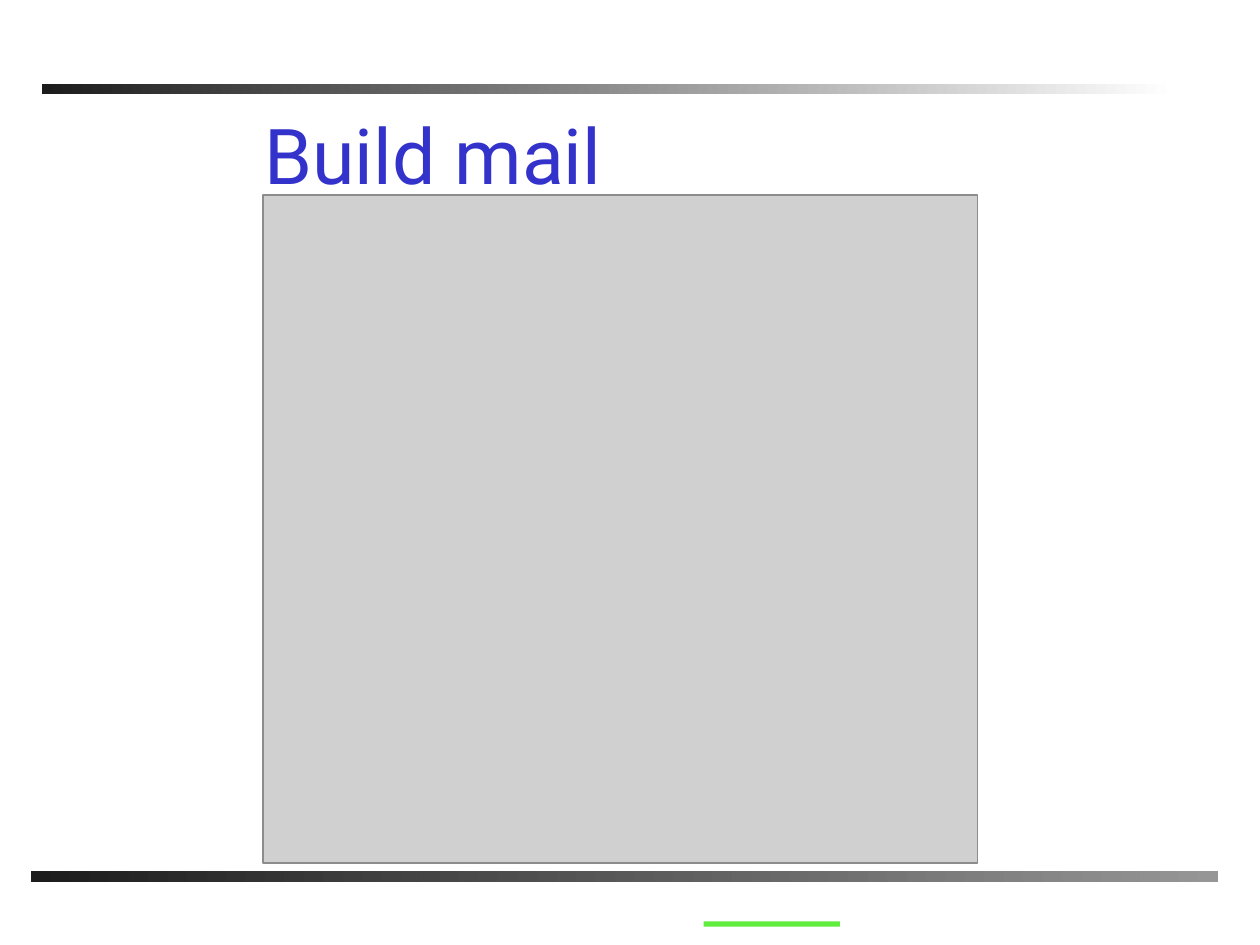
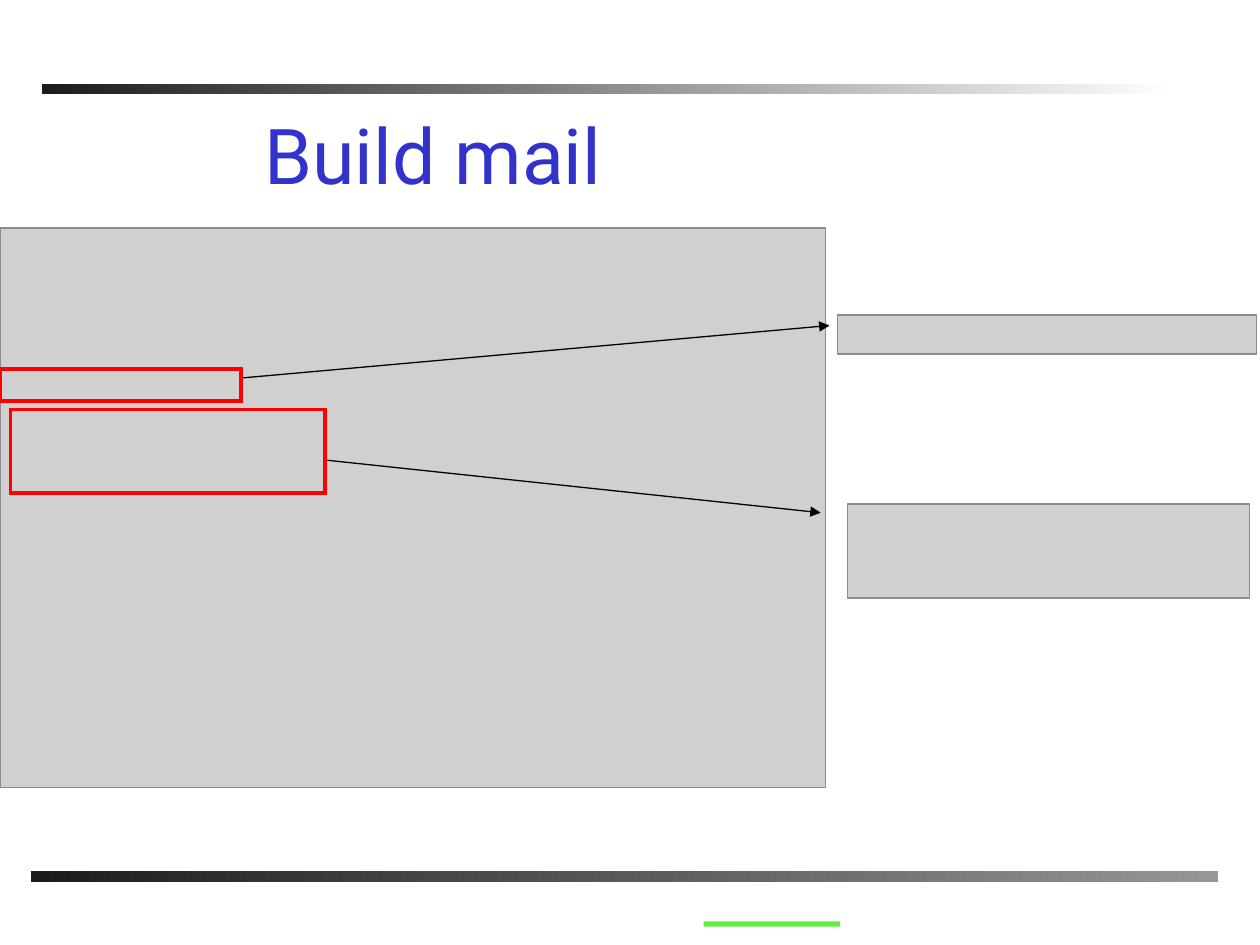
Before and after one commit to PhilJollans/AnkhSVN2019, a slide deck: slide 19 of doc/powerpoint/Subversion_addin_for_VS.NET.ppt. Drawn at 1260x945 pixels with LibreOffice and Linux fonts; fonts in the diff are those of the drawing; grey boxes stand for pictures; background and template pictures are left out. Boxes give left, top, right and bottom in pixels: in the first picture for what was removed or moved away, otherwise in the second. Text is boxed around its words. In the diff, an @@ line names an element or a change of style, - is before the commit and + after.

```diff
--- a/doc/powerpoint/Subversion_addin_for_VS.NET.ppt
+++ b/doc/powerpoint/Subversion_addin_for_VS.NET.ppt
@@ picture: place and size @@
-picture at bbox=[263, 195, 978, 863]
+picture at bbox=[0, 228, 825, 788]
@@ arrow added from (242, 378) to (829, 325), #000000 0.74 pt @@
@@ picture added at bbox=[837, 315, 1256, 354] @@
@@ rectangle added at bbox=[0, 369, 242, 401], outline #FF0000 2.24 pt @@
@@ rectangle added at bbox=[10, 410, 325, 494], outline #FF0000 2.24 pt @@
@@ arrow added from (328, 460) to (820, 513), #000000 0.74 pt @@
@@ picture added at bbox=[848, 504, 1250, 598] @@
```
Also in this commit, not shown: 6 other slides changed.
